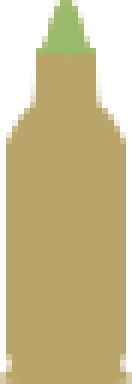
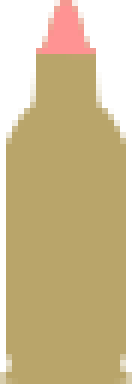
Revision of a layered 132x384 image; what changed, layer by layer:
pixels changed over (x1=36, y1=0, x2=96, y2=60) (layer not identified)
